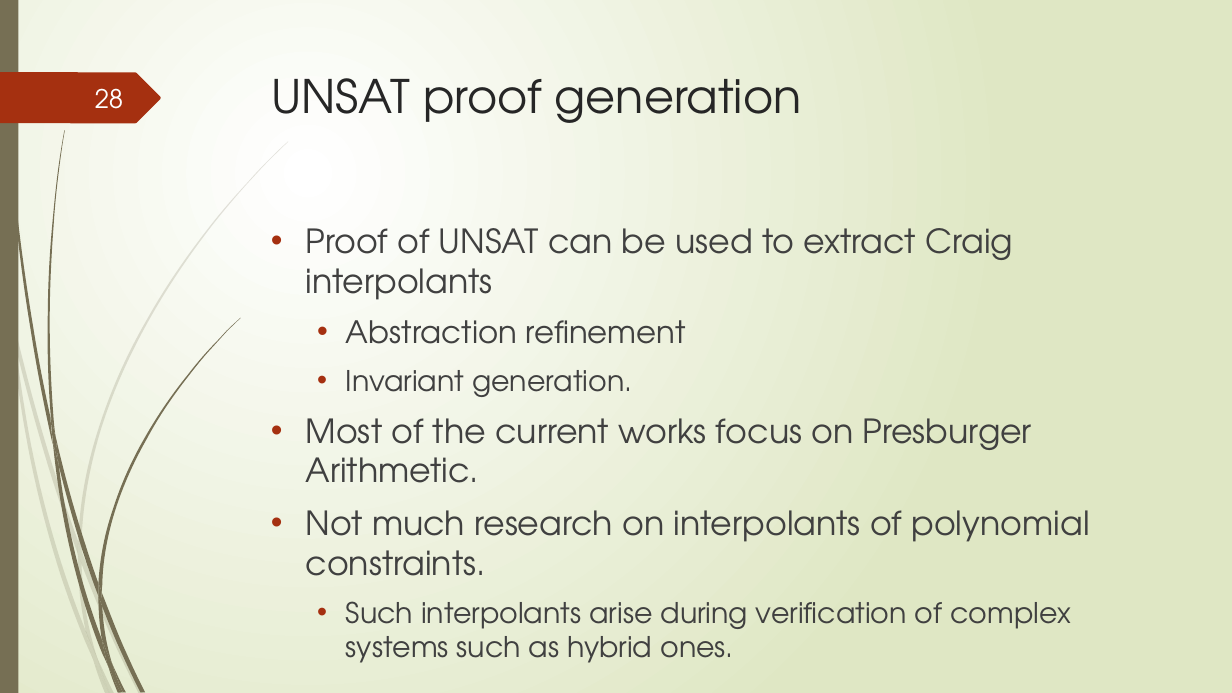
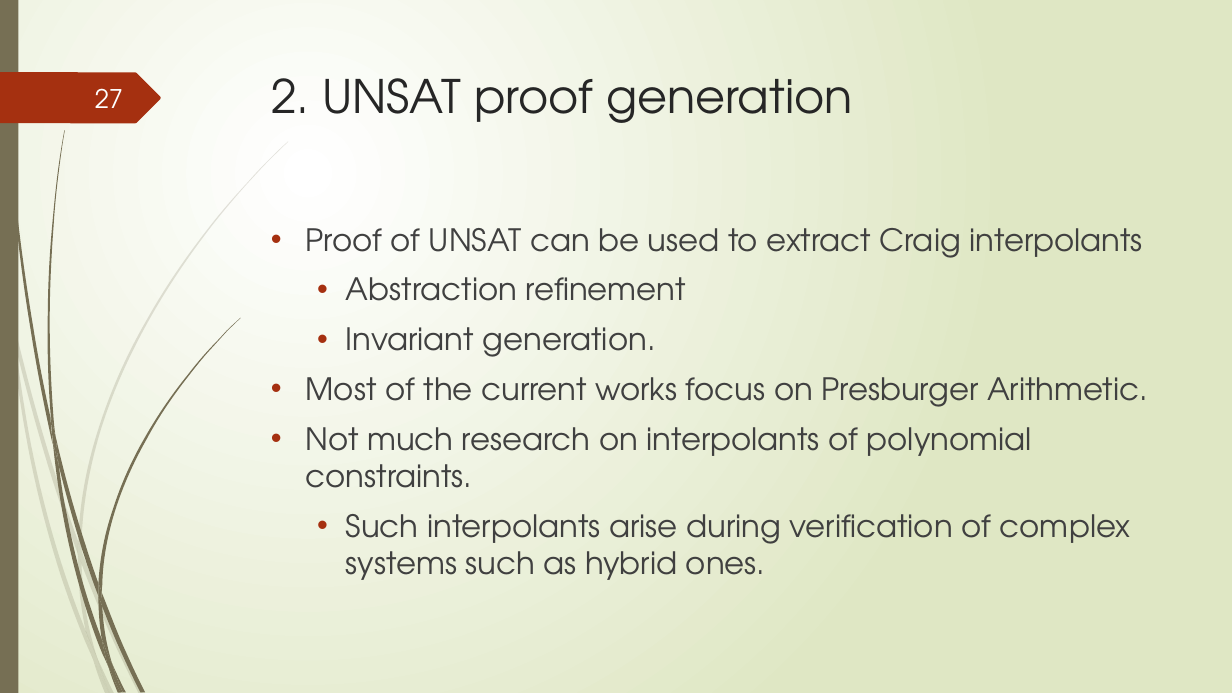
Before and after one commit to tungvx/raSAT, a slide deck: slide 27 of report/midterm.pptx (slide 28 before the commit). Drawn at 1232x693 pixels with LibreOffice and Linux fonts; fonts in the diff are those of the drawing. Boxes give left, top, right and bottom in pixels: in the first picture for what was removed or moved away, otherwise in the second. Text is boxed around its words. In the diff, an @@ line names an element or a change of style, - is before the commit and + after.

```diff
--- a/report/midterm.pptx
+++ b/report/midterm.pptx
@@ page number at (x1=95, y1=88, x2=123, y2=108): text changed @@
-28
+27
@@ title at (x1=271, y1=78, x2=853, y2=123): text changed @@
-UNSAT proof generation
+2. UNSAT proof generation
@@ text at (x1=306, y1=228, x2=1148, y2=580): size 25.9 to 24.1 pt in "Proof of UNSAT can be used to ...", "Most of the current works focus on ...", "Not much research on interpolants of polynomial ..."; size 22.2 to 24.1 pt in "Invariant generation.", "Such interpolants arise during verification of complex ..." @@
```
Also in this commit, not shown: 17 other slides changed, 3 slides added, 3 slides removed, 3 other files.
